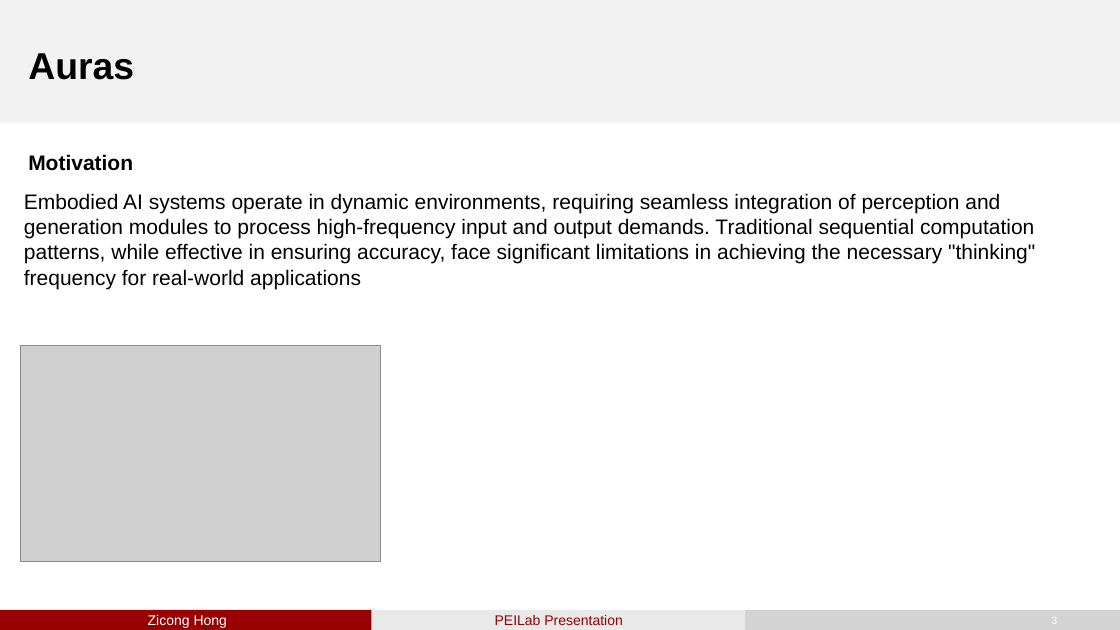
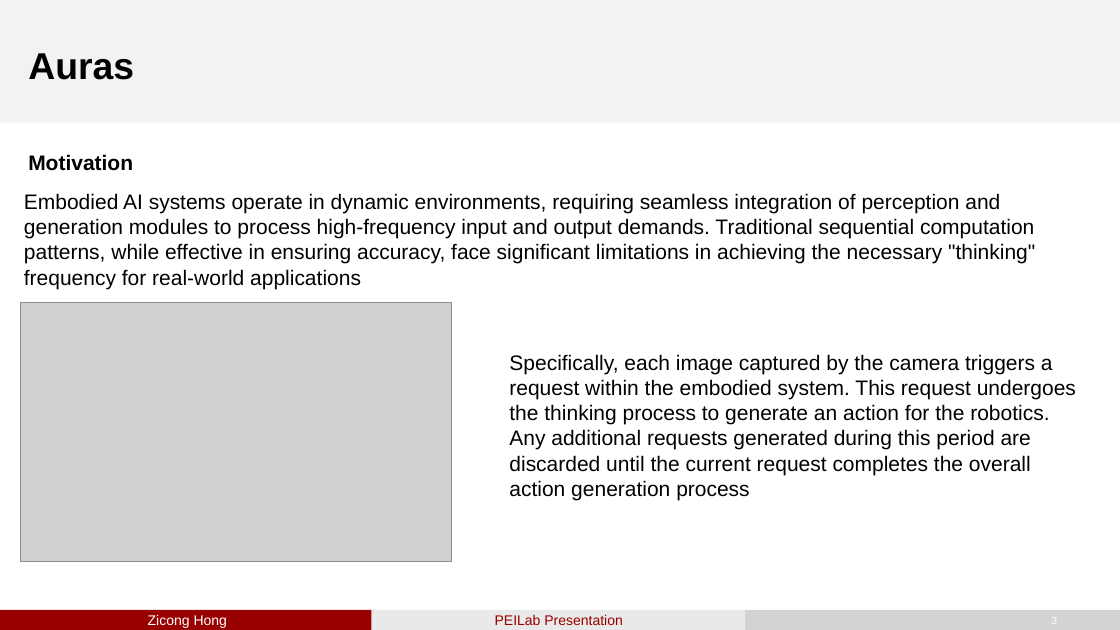
Before and after one commit to jjL357/Paper-Notes, a slide deck: slide 3 of Agent/PEILab-20250916 Boosting Embodied AI Agents through.pptx. Drawn at 1120x630 pixels with LibreOffice and Linux fonts; fonts in the diff are those of the drawing; grey boxes stand for pictures. Boxes give left, top, right and bottom in pixels: in the first picture for what was removed or moved away, otherwise in the second. Text is boxed around its words. In the diff, an @@ line names an element or a change of style, - is before the commit and + after.

```diff
--- a/Agent/PEILab-20250916 Boosting Embodied AI Agents through.pptx
+++ b/Agent/PEILab-20250916 Boosting Embodied AI Agents through.pptx
@@ picture: place and size @@
-picture at [20, 345, 381, 562]
+picture at [20, 302, 451, 561]
@@ text added at [509, 354, 1076, 500], 18 pt, text #000000 @@
+Specifically, each image captured by the camera triggers a
+request within the embodied system. This request undergoes
+the thinking process to generate an action for the robotics.
+Any additional requests generated during this period are
+discarded until the current request completes the overall
+action generation process
```
Also in this commit, not shown: 1 other slide changed, 3 slides added, 2 slides removed, 2 other files.
